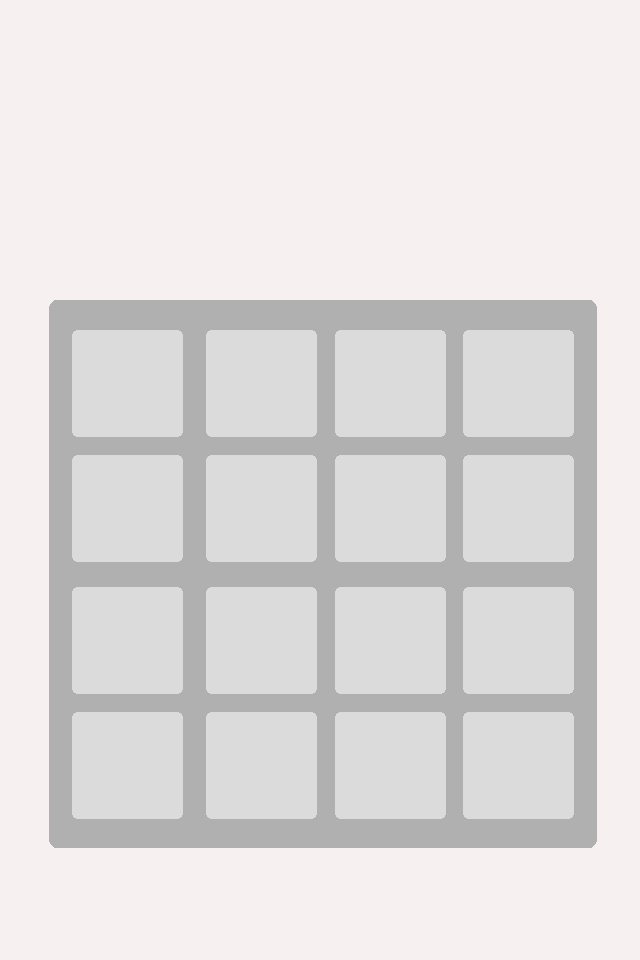
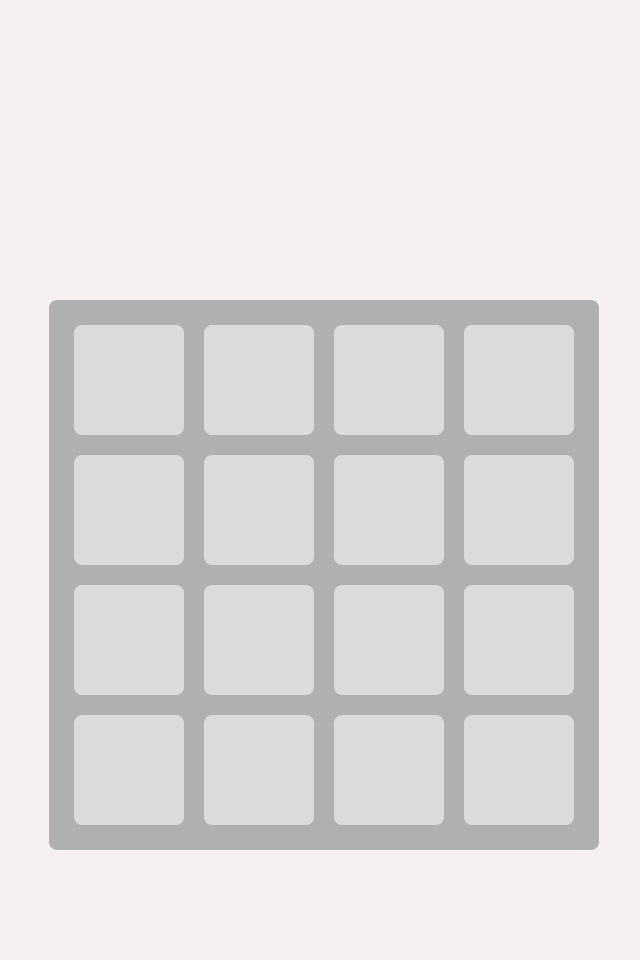
Layer changes from the first 640×960 image to the second:
removed group "小块" (1 layers) over (x1=49, y1=300, x2=597, y2=848)
added layer "小块 副本 3" above "圆角矩形 2 副本 6" over (x1=49, y1=300, x2=599, y2=850)
hid "圆角矩形 2 副本 6", moved it out of group "小块" over (x1=49, y1=300, x2=597, y2=848)
